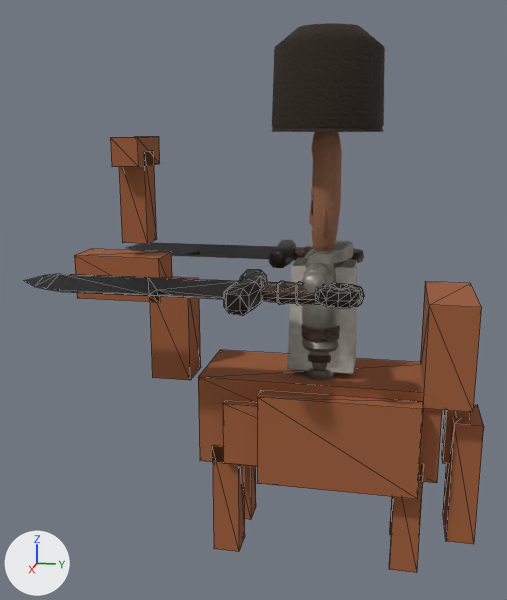
Before and after pictures for a commit that changed the glTF model csharp/Unciv.Godot/Packs/units/models/unit/Hussar.glb.
One viewpoint serves both versions: a 50 mm lens placed at (2.256, 0.217, 1.426), pointed at (0.01, -0.233, 0.865). The lights are fixed; the arrows at lower left show +X, +Y and +Z. The first picture is the older version. Mesh edges are drawn as thin lines on the coarser meshes. Where no turn or scale is listed for an object, it has been applied to the vertices. Vertices at exactly the same position are counted once.

In view in the first picture: '1H_Sword', '1H_Sword_Offhand', 'HorseMesh', 'Warrior'.
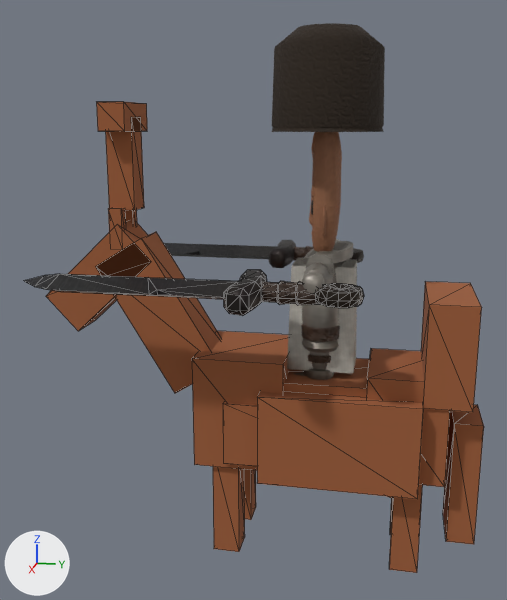
Location of each change, [x1, y1, x2, y2] in pixels of the pictures (507 x 600 px; the box of a moved part takes in the faces that stretch with it):
'HorseMesh', reshaped (7% wider, 8% taller): before [74, 137, 484, 573]; after [46, 102, 484, 573]
part 1 of me_horse, added (brown): after [192, 331, 290, 471]
part 2 of me_horse, added (brown): after [366, 348, 450, 487]
part 3 of me_horse, added: after [108, 208, 126, 232]
part 4 of me_horse, added (mostly hidden): after [125, 210, 137, 225]
part 5 of me_horse, moved or reshaped: before [119, 151, 157, 244]; after [105, 117, 144, 210]
part 6 of me_horse, moved or reshaped: before [110, 137, 160, 167]; after [96, 102, 147, 131]
part 7 of me_horse, deleted (brown): before [150, 277, 201, 380]
part 8 of me_horse, deleted (brown): before [442, 410, 471, 464]
part 9 of me_horse, built on: before [74, 249, 172, 302]; after [46, 220, 221, 393]

What changed in the scene script:
```text
Change me_horse:
    used by ob_horsemesh; location = (0.0, 0.0, 0.0)
    remove me_horse.from_pydata(...)  # 128 vertices, 192 faces; spans x -0.21..0.21, y -0.84..0.525, z 0.0..1.395
    add me_horse.from_pydata(...)  # 160 vertices, 240 faces; spans x -0.21..0.21, y -0.952..0.525, z 0.0..1.504
    me_horse part 1: a new loose piece, a box spanning x -0.165..0.165, y -0.405..-0.105, z 0.322..0.697, in mat_horse (brown #9e5d38)
    me_horse part 2: a new loose piece, a box spanning x -0.157..0.157, y 0.157..0.412, z 0.322..0.668, in mat_horse (brown #9e5d38)
    me_horse part 3: a new loose piece, a box spanning x 0.034..0.071, y -0.708..-0.663, z 1.032..1.167, in mat_horse (brown #9e5d38)
    me_horse part 4: a new loose piece, a box spanning x -0.071..-0.034, y -0.708..-0.663, z 1.032..1.167, in mat_horse (brown #9e5d38)
    me_horse part 5: the loose piece of 8 vertices spanning x -0.045..0.045, y -0.675..-0.585, z 1.05..1.35 is moved by (0.0, -0.041, 0.109)
    me_horse part 6: the loose piece of 8 vertices spanning x -0.105..0.105, y -0.675..-0.585, z 1.305..1.395 is moved by (0.0, -0.041, 0.109)
    me_horse part 7: the loose piece of 8 vertices spanning x -0.068..0.068, y -0.577..-0.442, z 0.585..0.915 is deleted
    me_horse part 8: the loose piece of 8 vertices spanning x -0.038..0.038, y 0.412..0.488, z 0.345..0.645 is deleted
    me_horse part 9
    8 vertices are removed from x -0.068..0.068, y -0.84..-0.54, z 0.855..1.005
    12 faces are deleted
    8 vertices are added at x -0.075, y -0.952..-0.329, z 0.536..1.116
    8 new vertices lie (0.15, 0.0, 0.0) away from vertices in x -0.075, y -0.952..-0.329, z 0.536..1.116
    24 new faces join them
    other edits to the shape of me_horse do not show in these pictures
```
